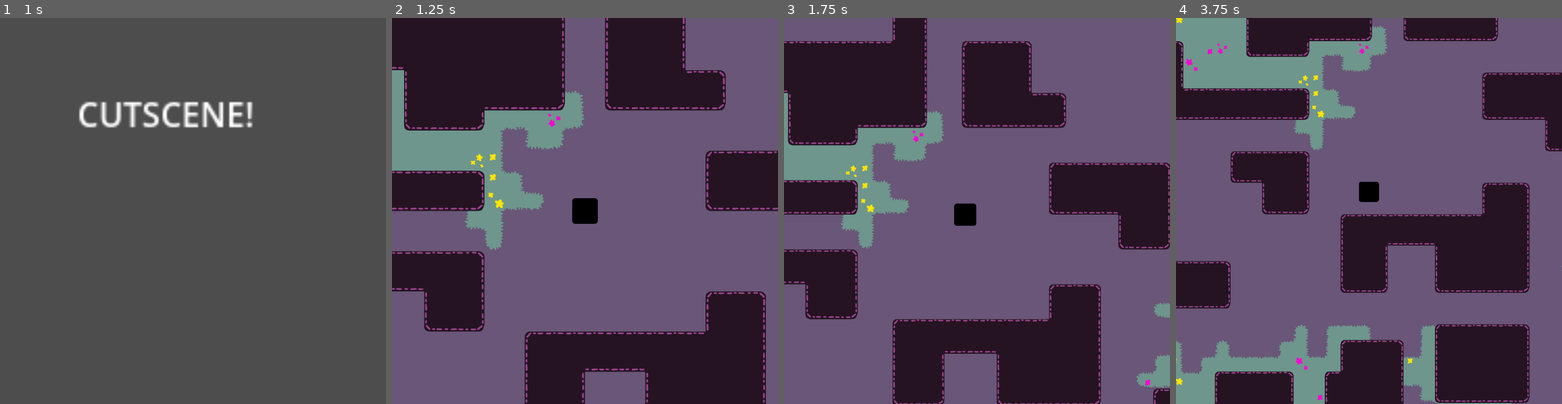
Above: before the commit, frames 1-4 (left to right).
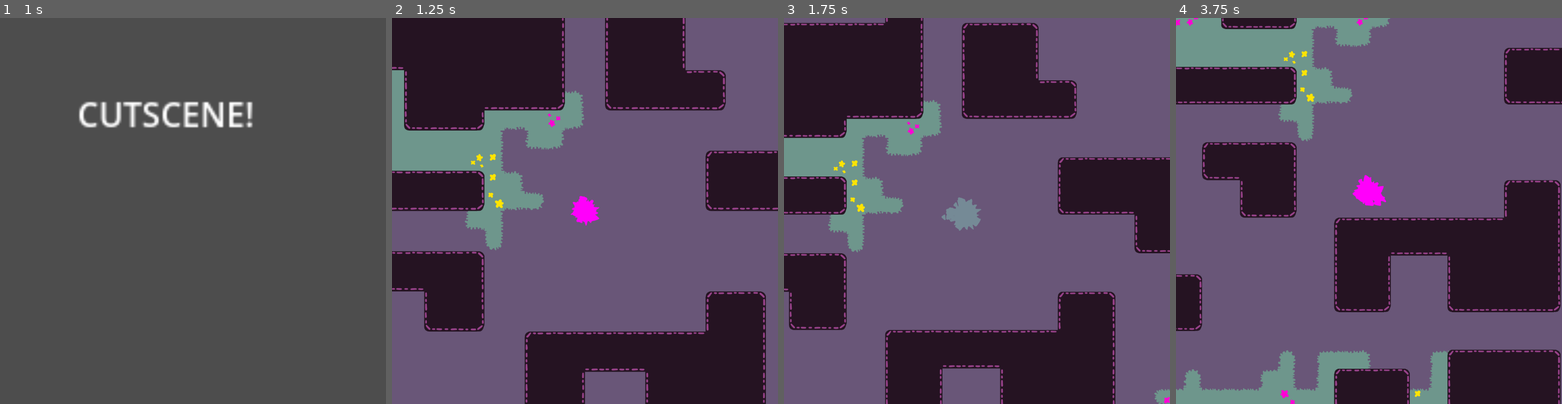
Above: after the commit, the same moments.

Repository: AstusRush/godot-wild-jam-86
Game: Godot game, scene res://Scenes/menu.tscn
Two runs of this game, one before a commit and one after it. Both use one fixed random seed, a clock stepped at 60 frames per second and the inputs below. The engine's default icon, where the game draws it, is replaced by a stand-in: a white triangle on a blue panel in a dark square.
Inputs (mouse positions are in pixels of both pictures, inside the frame that each line leads up to):
- Up to frame 1 (1 s): click "BEGIN" at 0.5 s
- Up to frame 2 (1.25 s): no input
- Up to frame 3 (1.75 s): move the mouse to (1061, 191) at 1.27 s; hold D (MoveRight) from 1.28 s (still down); hold Space (Lunge) from 1.28 s (still down)
- Up to frame 4 (3.75 s): move the mouse to (1291, 230) at 2.02 s; release D (MoveRight) at 2.03 s; release Space (Lunge) at 2.03 s; hold S (MoveDown) 2.03-2.78 s; tap Mouse wheel down (CycleMaskLeft) at 2.1 s; tap Space (Lunge) at 2.3 s; move the mouse to (1407, 126) at 2.77 s; hold D (MoveRight) 2.78-3.53 s; hold Space (Lunge) 2.78-3.53 s; tap Mouse wheel up (CycleMaskRight) at 2.85 s; move the mouse to (1349, 288) at 3.52 s; hold W (MoveUp) from 3.53 s (still down); right-click (1349, 288) at 3.6 s

Frame 1 is identical in both runs. In frame 2, 0.5% of the frame differs, in the area x 46-54%, y 46-54%; in frame 3, 17%; in frame 4, 35%, in the area x 0-100%, y 0-100%.

Commit message:
Mask Visual

Diff:
--- a/Scenes/game.tscn
+++ b/Scenes/game.tscn
@@ -10,6 +10,9 @@
 [ext_resource type="PackedScene" uid="uid://bwbfhrx0wp02o" path="res://Scenes/monsterVisual.tscn" id="8_o5yvi"]
 [ext_resource type="PackedScene" uid="uid://2ky0lpmor8ix" path="res://Scenes/humanVisual.tscn" id="9_rku1e"]
 [ext_resource type="PackedScene" uid="uid://dkoupd5mv048d" path="res://Scenes/Layouts/Layout_0.tscn" id="10_o5yvi"]
+[ext_resource type="Script" uid="uid://dd3kah2hi2y2i" path="res://Scripts/MonsterBlob.gd" id="11_o5yvi"]
+[ext_resource type="Texture2D" uid="uid://b02wl1elcen5q" path="res://Sprites/Tex_MonsterBlobA.png" id="11_rku1e"]
+[ext_resource type="Texture2D" uid="uid://b7peplao0gatr" path="res://Sprites/Tex_MonsterBlobB.png" id="13_rfjv2"]
 
 [sub_resource type="CircleShape2D" id="CircleShape2D_1l0tm"]
 radius = 66.4906
@@ -24,7 +27,7 @@
 _screenshakeEase = 1
 _zoomReturnSpeed = 0.3
 _zoomModNormal = 0.6
-_zoomModFullCharged = 0.45
+_zoomModFullCharged = 0.55
 
 [node name="Paused" type="Control" parent="Camera2D" node_paths=PackedStringArray("_btnContinue", "_btnRestart", "_btnReturn")]
 process_mode = 3
@@ -175,8 +178,9 @@
 offset_top = 437.0
 offset_bottom = 437.0
 script = ExtResource("4_ldgsr")
-distanceBetweenMasks = 300.0
+distanceBetweenMasks = 500.0
 startMaskY = -400.0
+equipBoost = 50.0
 
 [node name="Player" parent="." node_paths=PackedStringArray("attackBox", "paused", "maskHolder", "monsterVisual", "humanVisual") instance=ExtResource("1_ebmjs")]
 collision_mask = 5
@@ -207,7 +211,12 @@
 [node name="CollisionShape2D" type="CollisionShape2D" parent="Player/AttackBox"]
 shape = SubResource("CircleShape2D_1l0tm")
 
-[node name="MonsterVisual" parent="Player" instance=ExtResource("8_o5yvi")]
+[node name="MonsterVisual" parent="Player" node_paths=PackedStringArray("blobHolder") instance=ExtResource("8_o5yvi")]
+blobHolder = NodePath("../../BlobHolder")
+spinSpeed = 150.0
+pulsateStrength = 0.2
+colorNormal = Color(1, 0, 0.9843137, 1)
+colorActive = Color(0, 1, 0.2509804, 1)
 
 [node name="HumanVisual" parent="Player" instance=ExtResource("9_rku1e")]
 
@@ -220,3 +229,75 @@
 offset_right = 20000.0
 offset_bottom = 20000.0
 color = Color(0.41078004, 0.3384, 0.47, 1)
+
+[node name="BlobHolder" type="Node2D" parent="."]
+
+[node name="MonsterBlob" type="Sprite2D" parent="BlobHolder"]
+texture = ExtResource("11_rku1e")
+script = ExtResource("11_o5yvi")
+metadata/_custom_type_script = "uid://dd3kah2hi2y2i"
+
+[node name="MonsterBlob2" type="Sprite2D" parent="BlobHolder"]
+texture = ExtResource("13_rfjv2")
+script = ExtResource("11_o5yvi")
+metadata/_custom_type_script = "uid://dd3kah2hi2y2i"
+
+[node name="MonsterBlob3" type="Sprite2D" parent="BlobHolder"]
+texture = ExtResource("11_rku1e")
+script = ExtResource("11_o5yvi")
+metadata/_custom_type_script = "uid://dd3kah2hi2y2i"
+
+[node name="MonsterBlob4" type="Sprite2D" parent="BlobHolder"]
+texture = ExtResource("13_rfjv2")
+script = ExtResource("11_o5yvi")
+metadata/_custom_type_script = "uid://dd3kah2hi2y2i"
+
+[node name="MonsterBlob5" type="Sprite2D" parent="BlobHolder"]
+texture = ExtResource("11_rku1e")
+script = ExtResource("11_o5yvi")
+metadata/_custom_type_script = "uid://dd3kah2hi2y2i"
+
+[node name="MonsterBlob6" type="Sprite2D" parent="BlobHolder"]
+texture = ExtResource("13_rfjv2")
+script = ExtResource("11_o5yvi")
+metadata/_custom_type_script = "uid://dd3kah2hi2y2i"
+
+[node name="MonsterBlob7" type="Sprite2D" parent="BlobHolder"]
+texture = ExtResource("11_rku1e")
+script = ExtResource("11_o5yvi")
+metadata/_custom_type_script = "uid://dd3kah2hi2y2i"
+
+[node name="MonsterBlob8" type="Sprite2D" parent="BlobHolder"]
+texture = ExtResource("13_rfjv2")
+script = ExtResource("11_o5yvi")
+metadata/_custom_type_script = "uid://dd3kah2hi2y2i"
+
+[node name="MonsterBlob9" type="Sprite2D" parent="BlobHolder"]
+texture = ExtResource("11_rku1e")
+script = ExtResource("11_o5yvi")
+metadata/_custom_type_script = "uid://dd3kah2hi2y2i"
+
+[node name="MonsterBlob10" type="Sprite2D" parent="BlobHolder"]
+texture = ExtResource("13_rfjv2")
+script = ExtResource("11_o5yvi")
+metadata/_custom_type_script = "uid://dd3kah2hi2y2i"
+
+[node name="MonsterBlob11" type="Sprite2D" parent="BlobHolder"]
+texture = ExtResource("11_rku1e")
+script = ExtResource("11_o5yvi")
+metadata/_custom_type_script = "uid://dd3kah2hi2y2i"
+
+[node name="MonsterBlob12" type="Sprite2D" parent="BlobHolder"]
+texture = ExtResource("13_rfjv2")
+script = ExtResource("11_o5yvi")
+metadata/_custom_type_script = "uid://dd3kah2hi2y2i"
+
+[node name="MonsterBlob13" type="Sprite2D" parent="BlobHolder"]
+texture = ExtResource("11_rku1e")
+script = ExtResource("11_o5yvi")
+metadata/_custom_type_script = "uid://dd3kah2hi2y2i"
+
+[node name="MonsterBlob14" type="Sprite2D" parent="BlobHolder"]
+texture = ExtResource("13_rfjv2")
+script = ExtResource("11_o5yvi")
+metadata/_custom_type_script = "uid://dd3kah2hi2y2i"
--- a/Scenes/mask.tscn
+++ b/Scenes/mask.tscn
@@ -1,39 +1,162 @@
-[gd_scene load_steps=6 format=3 uid="uid://drblwsfw3rfuo"]
+[gd_scene load_steps=9 format=3 uid="uid://drblwsfw3rfuo"]
 
 [ext_resource type="Script" uid="uid://dlre676s26eiy" path="res://Scripts/Mask.gd" id="1_nr6xi"]
+[ext_resource type="Script" uid="uid://d32ri4dl0odrr" path="res://Library/VisualEffects/SquashAnchor.gd" id="2_6rdje"]
 [ext_resource type="Script" uid="uid://2jrrh6gpg23n" path="res://Library/VisualEffects/SmoothToggle.gd" id="2_i8ixn"]
-[ext_resource type="Texture2D" uid="uid://dmi8usx3imy4s" path="res://Sprites/Human/Tex_Head.png" id="2_lm7dy"]
-[ext_resource type="Texture2D" uid="uid://j5m8btjhjn7s" path="res://Sprites/Human/Tex_Feet_Walk_0.tres" id="3_i8ixn"]
+[ext_resource type="Texture2D" uid="uid://gpwko1lyrdwq" path="res://Sprites/Human/Face/Tex_Face_0.tres" id="3_7cpxp"]
+[ext_resource type="Texture2D" uid="uid://h2ofqkbe51qh" path="res://Sprites/Human/Hairstyles/Mask/Tex_Hair_Mask_1.png" id="4_7cpxp"]
+[ext_resource type="Texture2D" uid="uid://dp6y1m1dlsicw" path="res://Sprites/Human/Face/Tex_Face_1.tres" id="4_qd5pu"]
 [ext_resource type="Texture2D" uid="uid://bpwrtt0obc77l" path="res://icon.svg" id="5_7cpxp"]
+[ext_resource type="Texture2D" uid="uid://byfn35itwn13j" path="res://Sprites/Human/Face/Tex_Face_2.tres" id="5_ue75b"]
 
-[node name="Mask" type="Node2D" node_paths=PackedStringArray("_spSkin", "_spHair", "compromisedToggle")]
+[node name="Mask" type="Node2D" node_paths=PackedStringArray("_spHair", "_faces", "compromisedToggle", "squash", "posOffset")]
 z_index = 100
+scale = Vector2(0.925, 0.771)
 script = ExtResource("1_nr6xi")
-_spSkin = NodePath("SmoothToggle/Skin")
-_spHair = NodePath("SmoothToggle/Hair")
-_moveSpeed = 7.0
-compromisedToggle = NodePath("CompromisedToggle")
+_spHair = NodePath("PosOffset/SquashAnchor/SmoothToggle/Hair")
+_moveSpeed = 11.0
+_faces = NodePath("PosOffset/SquashAnchor/SmoothToggle/Faces")
+compromisedToggle = NodePath("PosOffset/CompromisedToggle")
+squash = NodePath("PosOffset/SquashAnchor")
+colorDormant = Color(0.14117648, 0.07450981, 0.12941177, 1)
+colorSelectedA = Color(1, 0, 0.9833331, 1)
+colorSelectedB = Color(0, 1, 0.25, 1)
+posOffset = NodePath("PosOffset")
+posOffsetRange = 7.0
 metadata/_custom_type_script = "uid://dlre676s26eiy"
 
-[node name="SmoothToggle" type="Node2D" parent="."]
+[node name="PosOffset" type="Node2D" parent="."]
+
+[node name="SquashAnchor" type="Node2D" parent="PosOffset"]
+scale = Vector2(0.9999999, 1)
+script = ExtResource("2_6rdje")
+duration = 0.1
+metadata/_custom_type_script = "uid://d32ri4dl0odrr"
+
+[node name="SmoothToggle" type="Node2D" parent="PosOffset/SquashAnchor"]
+scale = Vector2(1.0000001, 1)
 script = ExtResource("2_i8ixn")
 _easeIn = 1
 metadata/_custom_type_script = "uid://2jrrh6gpg23n"
 
-[node name="Skin" type="Sprite2D" parent="SmoothToggle"]
+[node name="Faces" type="Node2D" parent="PosOffset/SquashAnchor/SmoothToggle"]
+
+[node name="Face0" type="Node2D" parent="PosOffset/SquashAnchor/SmoothToggle/Faces"]
+visible = false
+
+[node name="Face" type="Sprite2D" parent="PosOffset/SquashAnchor/SmoothToggle/Faces/Face0"]
 scale = Vector2(1.352274, 1.3950642)
-texture = ExtResource("2_lm7dy")
+texture = ExtResource("3_7cpxp")
 
-[node name="Hair" type="Sprite2D" parent="SmoothToggle"]
+[node name="ColorRect" type="ColorRect" parent="PosOffset/SquashAnchor/SmoothToggle/Faces/Face0"]
+z_index = -1
+offset_left = -105.83332
+offset_top = -127.00001
+offset_right = 106.83279
+offset_bottom = 22.163109
+rotation = 0.031121539
+color = Color(0.95278174, 0.0008744395, 0.97249633, 1)
+
+[node name="ColorRect2" type="ColorRect" parent="PosOffset/SquashAnchor/SmoothToggle/Faces/Face0"]
+z_index = -1
+offset_left = 106.444405
+offset_top = 12.970864
+offset_right = 291.9149
+offset_bottom = 101.78047
+rotation = 2.1055431
+color = Color(0.95278174, 0.0008744395, 0.97249633, 1)
+
+[node name="ColorRect3" type="ColorRect" parent="PosOffset/SquashAnchor/SmoothToggle/Faces/Face0"]
+z_index = -1
+offset_left = 6.6666718
+offset_top = -29.000004
+offset_right = 192.13716
+offset_bottom = 59.809605
+rotation = 1.4742551
+color = Color(0.95278174, 0.0008744395, 0.97249633, 1)
+
+[node name="Face1" type="Node2D" parent="PosOffset/SquashAnchor/SmoothToggle/Faces"]
+visible = false
+
+[node name="Face" type="Sprite2D" parent="PosOffset/SquashAnchor/SmoothToggle/Faces/Face1"]
 scale = Vector2(1.352274, 1.3950642)
-texture = ExtResource("3_i8ixn")
+texture = ExtResource("4_qd5pu")
 
-[node name="CompromisedToggle" type="Node2D" parent="."]
+[node name="ColorRect" type="ColorRect" parent="PosOffset/SquashAnchor/SmoothToggle/Faces/Face1"]
+z_index = -1
+offset_left = -101.41929
+offset_top = -126.86259
+offset_right = 109.85146
+offset_bottom = 22.30053
+rotation = 0.031121539
+color = Color(0.95278174, 0.0008744395, 0.97249633, 1)
+
+[node name="ColorRect2" type="ColorRect" parent="PosOffset/SquashAnchor/SmoothToggle/Faces/Face1"]
+z_index = -1
+offset_left = 106.444405
+offset_top = 12.970864
+offset_right = 266.10318
+offset_bottom = 101.78047
+rotation = 2.1055431
+color = Color(0.95278174, 0.0008744395, 0.97249633, 1)
+
+[node name="ColorRect3" type="ColorRect" parent="PosOffset/SquashAnchor/SmoothToggle/Faces/Face1"]
+z_index = -1
+offset_left = 6.6666718
+offset_top = -29.000004
+offset_right = 162.95515
+offset_bottom = 59.809605
+rotation = 1.4742551
+color = Color(0.95278174, 0.0008744395, 0.97249633, 1)
+
+[node name="Face2" type="Node2D" parent="PosOffset/SquashAnchor/SmoothToggle/Faces"]
+visible = false
+
+[node name="Face" type="Sprite2D" parent="PosOffset/SquashAnchor/SmoothToggle/Faces/Face2"]
+scale = Vector2(1.352274, 1.3950642)
+texture = ExtResource("5_ue75b")
+
+[node name="ColorRect" type="ColorRect" parent="PosOffset/SquashAnchor/SmoothToggle/Faces/Face2"]
+z_index = -1
+offset_left = -9.698362
+offset_top = -165.80557
+offset_right = 171.59552
+offset_bottom = -15.088882
+rotation = 0.7981554
+color = Color(0.95278174, 0.0008744395, 0.97249633, 1)
+
+[node name="ColorRect2" type="ColorRect" parent="PosOffset/SquashAnchor/SmoothToggle/Faces/Face2"]
+z_index = -1
+offset_left = 116.756744
+offset_top = -10.37614
+offset_right = 283.24994
+offset_bottom = 78.43347
+rotation = 1.9435049
+color = Color(0.95278174, 0.0008744395, 0.97249633, 1)
+
+[node name="ColorRect3" type="ColorRect" parent="PosOffset/SquashAnchor/SmoothToggle/Faces/Face2"]
+z_index = -1
+offset_left = -34.594593
+offset_top = -64.850845
+offset_right = 121.69389
+offset_bottom = 23.958763
+rotation = 0.8302186
+color = Color(0.95278174, 0.0008744395, 0.97249633, 1)
+
+[node name="Hair" type="Sprite2D" parent="PosOffset/SquashAnchor/SmoothToggle"]
+modulate = Color(0.53436106, 0.53436106, 0.534361, 1)
+position = Vector2(2.4983807, -147.00002)
+scale = Vector2(1.3022631, 1.3950642)
+texture = ExtResource("4_7cpxp")
+
+[node name="CompromisedToggle" type="Node2D" parent="PosOffset"]
+visible = false
+scale = Vector2(0.99999994, 1)
 script = ExtResource("2_i8ixn")
 _startMode = 1
 speedIn = 10.0
 _easeIn = 3
 metadata/_custom_type_script = "uid://2jrrh6gpg23n"
 
-[node name="Sprite2D" type="Sprite2D" parent="CompromisedToggle"]
+[node name="Sprite2D" type="Sprite2D" parent="PosOffset/CompromisedToggle"]
 texture = ExtResource("5_7cpxp")
--- a/Scenes/monsterVisual.tscn
+++ b/Scenes/monsterVisual.tscn
@@ -1,10 +1,14 @@
 [gd_scene load_steps=3 format=3 uid="uid://bwbfhrx0wp02o"]
 
 [ext_resource type="Script" uid="uid://cnpcuuvqdcrpo" path="res://Scripts/MonsterVisual.gd" id="1_h8kjf"]
-[ext_resource type="Texture2D" uid="uid://bpwrtt0obc77l" path="res://icon.svg" id="2_l65u4"]
+[ext_resource type="Texture2D" uid="uid://be16s26d5xb2l" path="res://Sprites/Tex_MonsterBody.png" id="2_l65u4"]
 
-[node name="MonsterVisual" type="Node2D"]
+[node name="MonsterVisual" type="Node2D" node_paths=PackedStringArray("mainBody")]
 script = ExtResource("1_h8kjf")
+mainBody = NodePath("Sprite2D")
+spinSpeed = 15.0
+pulsateStrength = 0.05
+pulsateSpeed = 20.0
 metadata/_custom_type_script = "uid://cnpcuuvqdcrpo"
 
 [node name="Sprite2D" type="Sprite2D" parent="."]
--- a/Scripts/HumanIdentity.gd
+++ b/Scripts/HumanIdentity.gd
@@ -12,6 +12,7 @@
 const hairVariantCount : int = 4
 
 
+
 func _init(attachTo : Node):
 	colorSkin=Level.colorScheme.skinColors.pick_random()
 	colorHair=Level.colorScheme.hairColors.pick_random()
@@ -21,7 +22,9 @@
 	var hairIdx = randi_range(-1,hairVariantCount-1)
 	if hairIdx == -1: # bald
 		hairTop=null
+		hairMask=null
 	else:
 		hairTop=load("res://Sprites/Human/Hairstyles/Tex_Hair_" + str(hairIdx) + ".png")
+		hairMask=load("res://Sprites/Human/Hairstyles/Mask/Tex_Hair_Mask_"+ str(hairIdx) +".png")
 
 	attachTo.call_deferred("add_child",self)
--- a/Scripts/Mask.gd
+++ b/Scripts/Mask.gd
@@ -4,23 +4,53 @@
 var enemy : EnemyCivilian
 var identity : HumanIdentity
 
-@export var _spSkin : Sprite2D
 @export var _spHair : Sprite2D
 
 @export var _moveSpeed : float = 100
+@export var _faces : Node2D
 
 @export var compromisedToggle : SmoothToggle
+@export var squash : SquashAnchor
+
+@export var colorDormant : Color
+@export var colorSelectedA : Color
+@export var colorSelectedB : Color
+var selectedPrev : bool = false
+var selectedT : float=0
+@export var colorAnimSpeed : float = 4
+@export var totalRotationRange : float = 10
+@export var hairRotationRange : float = 10
+@export var posOffset : Node2D
+@export var posOffsetRange : float = 10
+
+
+var selectedFace : Node2D
 
 func _enter_tree():
 	identity=enemy.identity
-	_spSkin.modulate=identity.colorSkin
 	_spHair.modulate=identity.colorHair
+	_spHair.texture=identity.hairMask
 	enemy.EV_DiscoverCorpse.connect(_onDiscoverCorpse)
+
+	var faceIdx = randi_range(0,2)
+	selectedFace=_faces.get_child(faceIdx)
+	selectedFace.visible=true
+	if randf()>0.5: selectedFace.scale*=Vector2(-1,1)
+	_spHair.flip_h=randf()>0.5
+	_spHair.rotation_degrees=MathS.RandSigned()*hairRotationRange
+	selectedFace.get_child(0).modulate=identity.colorSkin
+
+	rotation_degrees=MathS.RandSigned()*totalRotationRange
 
 func _onDiscoverCorpse():
 	_compromised=true
 	compromisedToggle.TriggerOn()
 	enemy=null
+
+func setMaskInsideColor(col : Color):
+	selectedFace.get_child(1).color=col
+	selectedFace.get_child(2).color=col
+	selectedFace.get_child(3).color=col
 
 
 var targetPos : Vector2
@@ -32,3 +62,20 @@
 
 func _process(delta: float):
 	position+=(targetPos-position) * _moveSpeed * delta
+
+	posOffset.position=Vector2.ZERO
+	if Level.player.getEquippedMask()==self:
+		selectedT+=delta
+		var col = colorSelectedA.lerp(colorSelectedB, MathS.Sin01(selectedT*colorAnimSpeed))
+		setMaskInsideColor(col)
+		if not selectedPrev: #first frame equipped
+			squash.TriggerStretch(SquashAnchor.Medium)
+			rotation_degrees=MathS.RandSigned()*totalRotationRange
+
+		if Level.player.isChargingLunge():
+			#rotation_degrees=MathS.RandSigned()*totalRotationRange*Level.player.calcChargeP()
+			posOffset.position=MathS.RandVec2()*Level.player.calcChargeP()*posOffsetRange
+
+	else:
+		setMaskInsideColor(colorDormant)
+	selectedPrev=Level.player.getEquippedMask()==self
--- /dev/null
+++ b/Scripts/MonsterBlob.gd
@@ -0,0 +1,15 @@
+class_name MonsterBlob
+extends Sprite2D
+
+var playerOffset : Vector2
+var _speed : float
+var _rotSpeed : float
+
+func setup(distance,angle, speed):
+    playerOffset=MathS.DegToVec(angle)*distance
+    _speed=speed
+    _rotSpeed=MathS.RandSigned()*200
+
+func _process(delta):
+    position+=((Level.player.position+playerOffset)-position) * _speed * delta
+    rotation_degrees+=_rotSpeed*delta
--- a/Scripts/MonsterVisual.gd
+++ b/Scripts/MonsterVisual.gd
@@ -1,2 +1,50 @@
 class_name MonsterVisual
 extends Node2D
+
+@export var blobHolder : Node2D
+@export var mainBody : Sprite2D
+@export var spinSpeed : float = 40
+@export var pulsateStrength : float = 0.2
+@export var pulsateSpeed : float = 2
+var _t : float
+
+@export var colorNormal : Color
+@export var colorActive : Color
+
+
+func _enter_tree():
+	blobPos()
+
+func _ready():
+	mainBody.rotation_degrees=randf()*360
+
+var visiblePrev
+
+func _process(delta):
+	_t+=delta
+	mainBody.rotation_degrees+=delta*spinSpeed
+	mainBody.scale=Vector2.ONE*(1.0-MathS.Sin01(_t*pulsateSpeed)*pulsateStrength)
+
+	if visiblePrev!=visible:
+		blobHolder.visible=visible
+		if visible:
+			blobPos()
+
+	var newCol : Color = colorNormal
+	if Level.player.isLunging():
+		newCol=colorActive
+	elif Level.player.isChargingLunge():
+		newCol=colorNormal.lerp(colorActive,Level.player.calcChargeP())
+
+	if newCol!=mainBody.modulate:
+		setColors(newCol)
+
+	visiblePrev=visible
+
+func setColors(col : Color):
+	mainBody.modulate=col
+	blobHolder.modulate=col
+
+func blobPos():
+	for b : MonsterBlob in blobHolder.get_children():
+		b.setup(20+50*randf(), randf()*360, 10+randf()*20)
--- a/Scripts/Player.gd
+++ b/Scripts/Player.gd
@@ -72,8 +72,6 @@
 		cycleMask(1)
 	elif Input.is_action_just_pressed("CycleMaskLeft"):
 		cycleMask(-1)
-
-	modulate.r=1 if not isLunging() else 0
 
 	monsterVisual.visible=false
 	if getEquippedMask()==null:
--- /dev/null
+++ b/Sprites/Human/Face/Tex_Face_0.tres
@@ -0,0 +1,7 @@
+[gd_resource type="AtlasTexture" load_steps=2 format=3 uid="uid://gpwko1lyrdwq"]
+
+[ext_resource type="Texture2D" uid="uid://cf2h7o2myiyhh" path="res://Sprites/Human/Face/FaceSheet.png" id="1_6m8or"]
+
+[resource]
+atlas = ExtResource("1_6m8or")
+region = Rect2(0, 0, 300, 0)
--- /dev/null
+++ b/Sprites/Human/Face/Tex_Face_1.tres
@@ -0,0 +1,7 @@
+[gd_resource type="AtlasTexture" load_steps=2 format=3 uid="uid://dp6y1m1dlsicw"]
+
+[ext_resource type="Texture2D" uid="uid://cf2h7o2myiyhh" path="res://Sprites/Human/Face/FaceSheet.png" id="1_dnhf6"]
+
+[resource]
+atlas = ExtResource("1_dnhf6")
+region = Rect2(300, 0, 300, 0)
--- /dev/null
+++ b/Sprites/Human/Face/Tex_Face_2.tres
@@ -0,0 +1,7 @@
+[gd_resource type="AtlasTexture" load_steps=2 format=3 uid="uid://byfn35itwn13j"]
+
+[ext_resource type="Texture2D" uid="uid://cf2h7o2myiyhh" path="res://Sprites/Human/Face/FaceSheet.png" id="1_hyyiw"]
+
+[resource]
+atlas = ExtResource("1_hyyiw")
+region = Rect2(600, 0, 300, 0)
Not shown: 1 places in Scenes/game.tscn that only renumber resources
Not shown, added: Scripts/MonsterBlob.gd.uid
Binary file added: Sprites/Human/Face/FaceSheet.png
Not shown, added: Sprites/Human/Face/FaceSheet.png.import
Binary file added: Sprites/Human/Hairstyles/Mask/Tex_Hair_Mask_0.png
Not shown, added: Sprites/Human/Hairstyles/Mask/Tex_Hair_Mask_0.png.import
Binary file added: Sprites/Human/Hairstyles/Mask/Tex_Hair_Mask_1.png
Not shown, added: Sprites/Human/Hairstyles/Mask/Tex_Hair_Mask_1.png.import
Binary file added: Sprites/Human/Hairstyles/Mask/Tex_Hair_Mask_2.png
Not shown, added: Sprites/Human/Hairstyles/Mask/Tex_Hair_Mask_2.png.import
Binary file added: Sprites/Human/Hairstyles/Mask/Tex_Hair_Mask_3.png
Not shown, added: Sprites/Human/Hairstyles/Mask/Tex_Hair_Mask_3.png.import
(and 6 more such lines)
